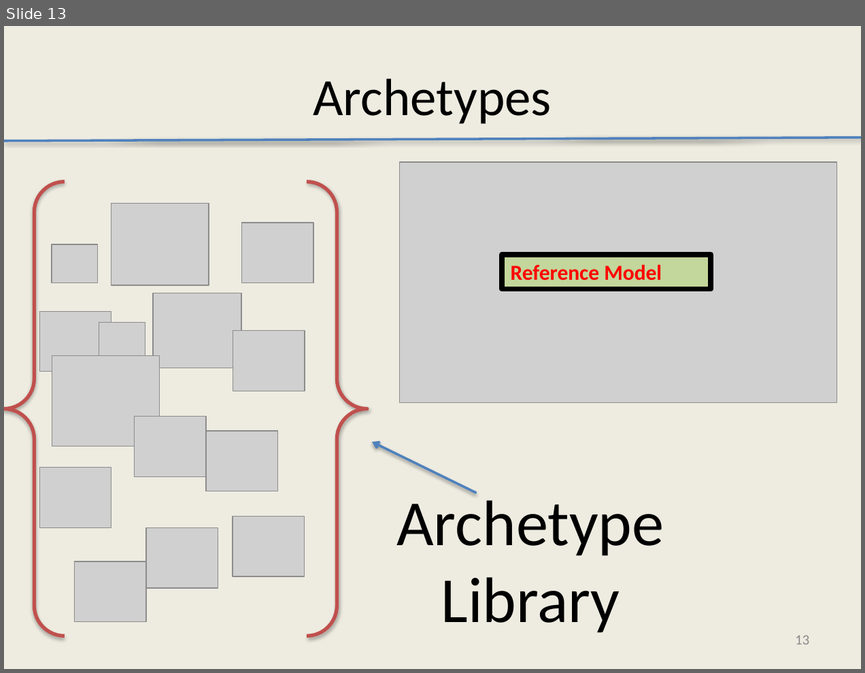
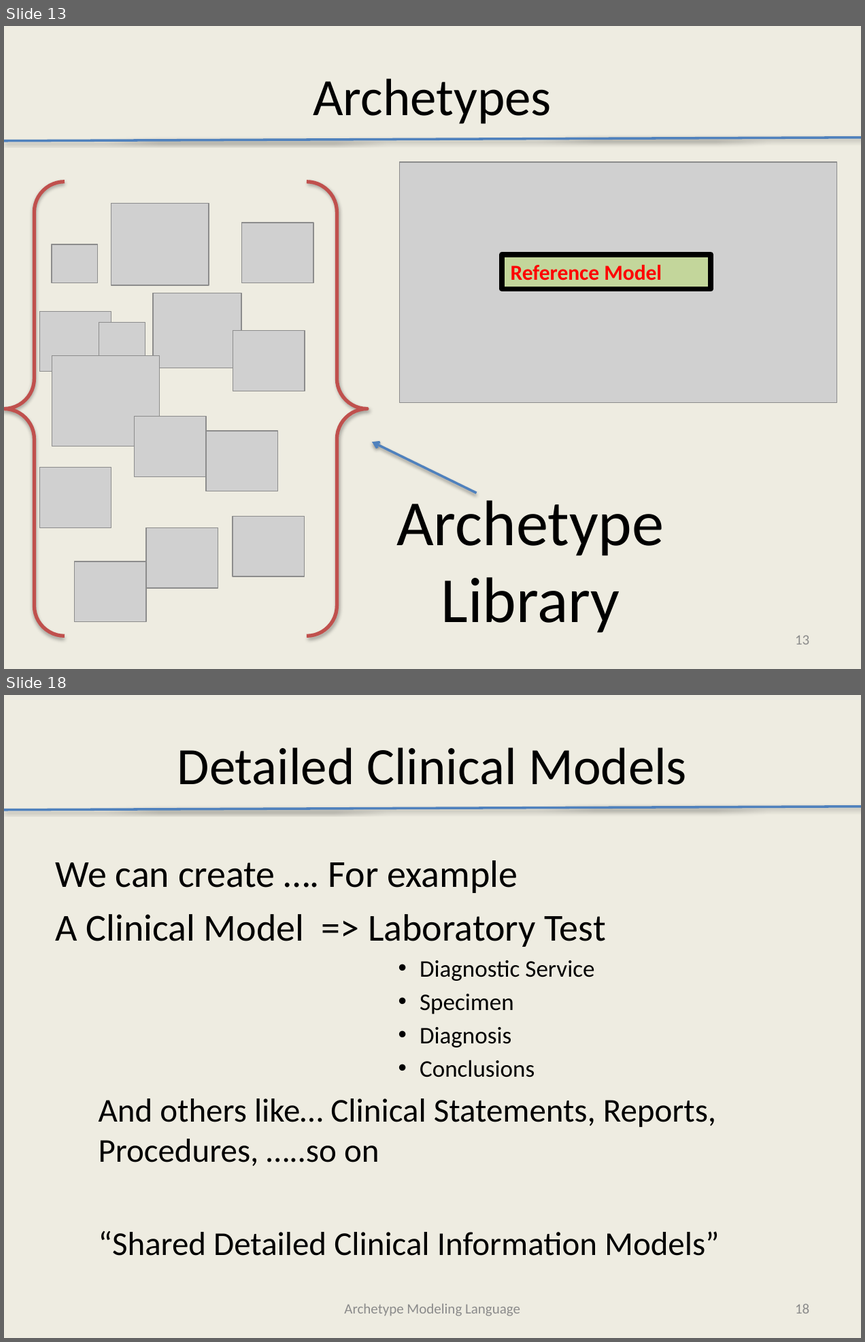
Before and after one commit to Avelanda/AMLTooling, a slide deck: docs/AMLTooling.pptx. Shown one above the other, each under a label of ours: slide 13 before the commit, slides 13 and 18 after it; the slides between them are not shown. The pictures are 865x673 and 865x1342 pixels, drawn with LibreOffice and Linux fonts; fonts in the diff are those of the drawing; grey boxes stand for pictures. Boxes give left, top, right and bottom in pixels: in the first picture for what was removed or moved away, otherwise in the second. Text is boxed around its words. In the diff, an @@ line names an element or a change of style, - is before the commit and + after.

```diff
--- a/docs/AMLTooling.pptx
+++ b/docs/AMLTooling.pptx
@@ slide 18 added at (4, 695, 861, 1338), background #EEECE1 @@
@@ title added at (177, 747, 687, 785), 44 pt, text #000000 @@
+Detailed Clinical Models
@@ line added from (4, 810) to (861, 807), #4F81BD 2 pt @@
@@ text added at (56, 860, 719, 1255), 28 pt, text #000000 @@
+We can create …. For example
+A Clinical Model => Laboratory Test
+                • Diagnostic Service
+                • Specimen
+                • Diagnosis
+                • Conclusions
+  And others like… Clinical Statements, Reports, Procedures, …..so on
+  “Shared Detailed Clinical Information Models”
@@ text added at (344, 1303, 520, 1316), 12 pt, text #8C8C8C @@
+Archetype Modeling Language
@@ page number added at (795, 1304, 809, 1313), 12 pt, text #8C8C8C @@
+18
```
Also in this commit, not shown: 3 slides changed, 20 other slides added.
